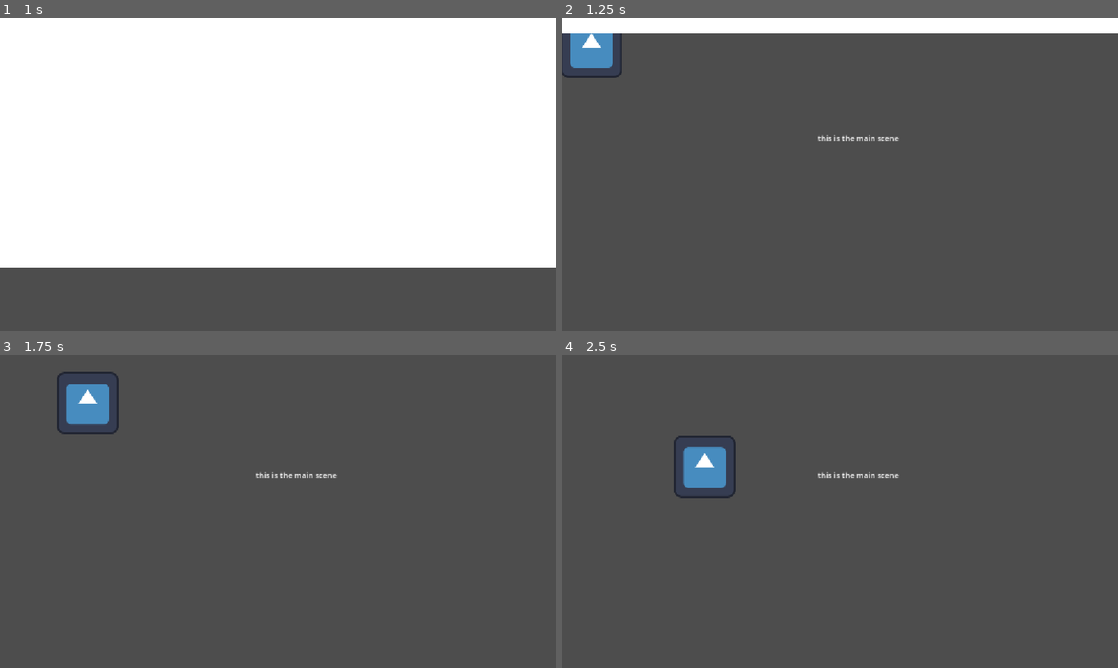
Above: before the commit, frames 1-4 (two rows, left to right).
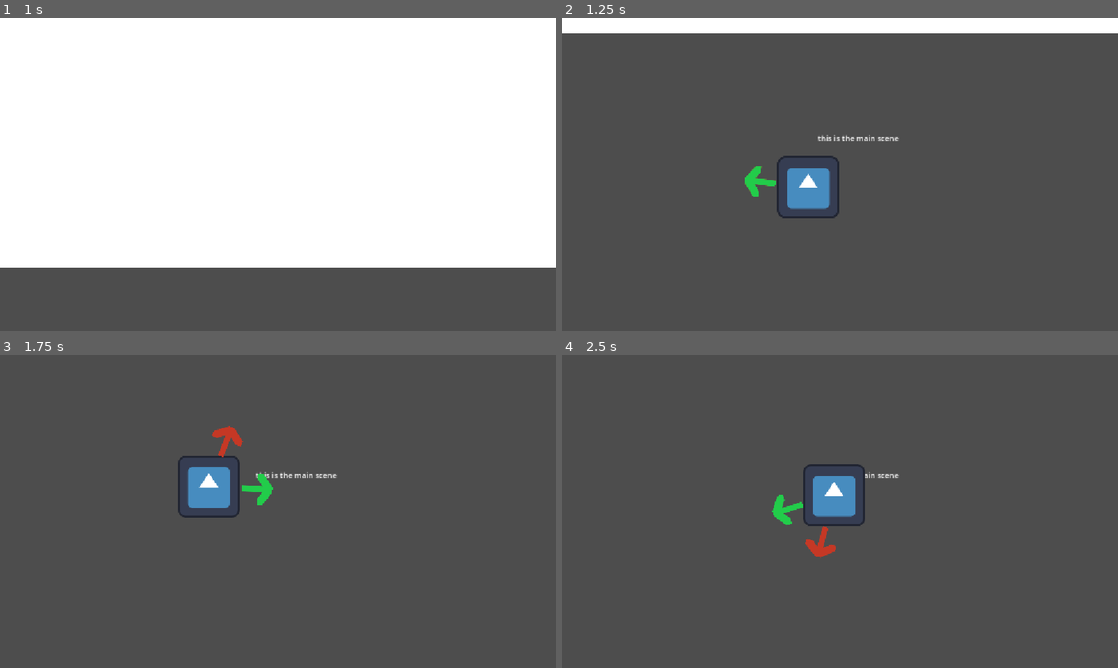
Above: after the commit, the same moments.

Repository: audsgegelods/ballarena
Game: Godot game, scene res://scenes/menus/main_menu.tscn
Two runs of this game, one before a commit and one after it. Both use one fixed random seed, a clock stepped at 60 frames per second and the inputs below. The engine's default icon, where the game draws it, is replaced by a stand-in: a white triangle on a blue panel in a dark square.
Inputs (mouse positions are in pixels of both pictures, inside the frame that each line leads up to):
- Up to frame 1 (1 s): click "Play" at 0.5 s
- Up to frame 2 (1.25 s): no input
- Up to frame 3 (1.75 s): move the mouse to (400, 495) at 1.27 s
- Up to frame 4 (2.5 s): move the mouse to (728, 527) at 2.02 s

Frame 1 is identical in both runs. In frame 2, 2.5% of the frame differs, in the area x 0-50%, y 4-64%; in frame 3, 3.1%; in frame 4, 3.2%, in the area x 20-55%, y 25-65%.

Commit message:
Added turning velocity

Diff:
--- a/scenes/main.tscn
+++ b/scenes/main.tscn
@@ -12,3 +12,4 @@
 text = "this is the main scene"
 
 [node name="Player" parent="." unique_id=1452228314 instance=ExtResource("1_o5qli")]
+position = Vector2(595, 360)
--- a/scenes/player.tscn
+++ b/scenes/player.tscn
@@ -12,6 +12,7 @@
 [node name="Player" type="CharacterBody2D" unique_id=1452228314]
 motion_mode = 1
 script = ExtResource("1_g2els")
+show_debug = true
 move_speed = 256.0
 
 [node name="Sprite" type="Sprite2D" parent="." unique_id=1922138586]
--- a/scripts/player.gd
+++ b/scripts/player.gd
@@ -4,22 +4,28 @@
 
 #Movement
 @export var move_speed:= 8.0
+@export var rotation_speed:= 0.08
 var move_dir: Vector2 = Vector2.ZERO
 
 func _ready() -> void:
 	$Debug.visible = show_debug
 
 func _physics_process(delta) -> void:
-	self.velocity = get_move_dir() * move_speed
+	move_dir = rotate_towards_cursor()
+	self.velocity = move_dir * move_speed
 	move_and_slide()
 
 func _process(delta) -> void:
 	update_debug_arrows()
 
-func get_move_dir() -> Vector2:
+func get_cursor_dir() -> Vector2:
 	var mouse_pos = get_viewport().get_mouse_position()
 	var dir = mouse_pos - self.position
 	return dir.normalized()
 
+func rotate_towards_cursor() -> Vector2:
+	return move_dir.lerp(get_cursor_dir(), rotation_speed).normalized()
+
 func update_debug_arrows() -> void:
-	$Debug/MoveDirArrow.rotation = get_move_dir().angle()
+	$Debug/CursorPosArrow.rotation = get_cursor_dir().angle()
+	$Debug/MoveDirArrow.rotation = rotate_towards_cursor().angle()
